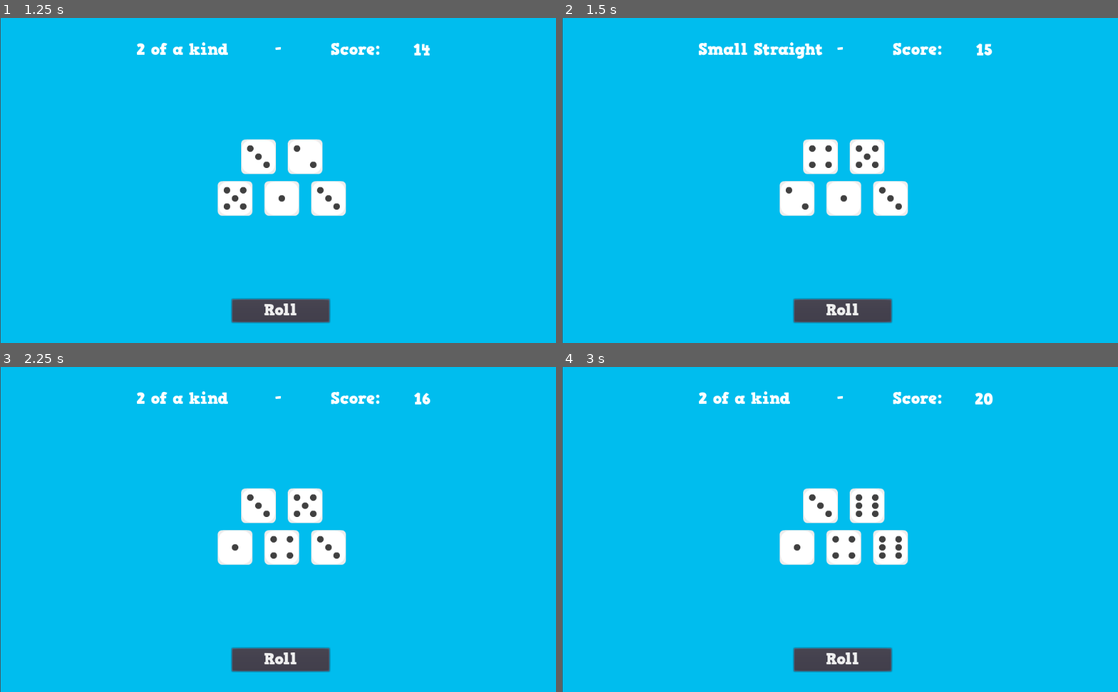
Above: before the commit, frames 1-4 (two rows, left to right).
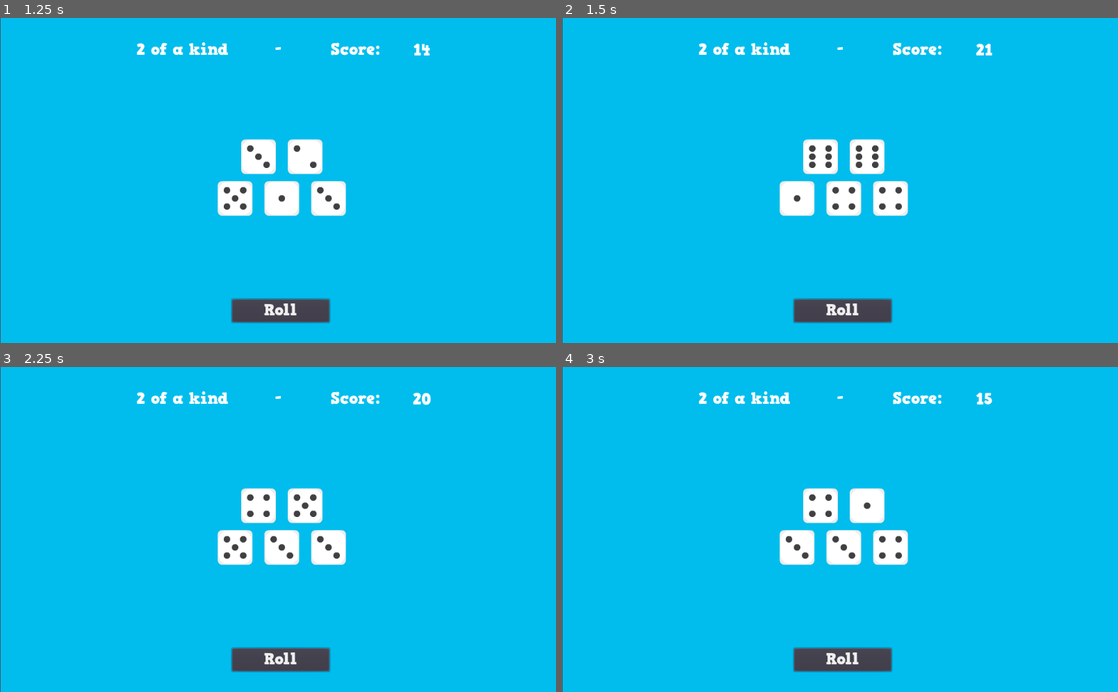
Above: after the commit, the same moments.

Repository: Endrophes/Godotzy
Game: Godot game, scene res://Main.tscn
Two runs of this game, one before a commit and one after it. Both use one fixed random seed, a clock stepped at 60 frames per second and the inputs below.
Inputs:
- Up to frame 1 (1.25 s): click "Roll" at 0.5 s
- Up to frame 2 (1.5 s): click "Roll" at 1.25 s
- Up to frame 3 (2.25 s): click "Roll" at 2 s
- Up to frame 4 (3 s): tap Enter at 2.75 s

Frame 1 is identical in both runs. In frame 2, 0.9% of the frame differs, in the area x 24-78%, y 7-59%; in frame 3, 0.3%; in frame 4, 0.4%.

Commit message:
Update Dice.gd
* Preload dice roll sounds
* Play random sound
* Play at random times based on delta time

Diff:
--- a/Game/src/Dice.gd
+++ b/Game/src/Dice.gd
@@ -11,21 +11,29 @@
 	6 : preload("res://assets/Images/dieWhite6.png")
 };
 
+var dieRolls = {
+	0 : preload("res://assets/Sounds/dieThrow1.ogg"),
+	1 : preload("res://assets/Sounds/dieThrow2.ogg"),
+};
 
 # Declare member variables here. Examples:
 var value = 1;
 var isLocked = false;
+var playRollSound = false;
+var RollSoundDelay = float(0.0);
 
 # Sub-Nodes
 var selectedImage;
 var dieSprite;
 var lockButton;
+var speaker;
 
 # Called when the node enters the scene tree for the first time.
 func _ready():
 	lockButton    = get_node("Button");
 	selectedImage = get_node("Selected");
 	dieSprite     = get_node("Die");
+	speaker       = get_node("AudioPlayer");
 
 	lockButton.connect("pressed", self, "_button_pressed");
 
@@ -49,7 +57,26 @@
 #		print("New Value:", value);
 		dieSprite.set_texture(dieFaces[value]);
 
+		playRollSound = true;
+		RollSoundDelay = (randi() % 2) - randf();
+#		print("RollSoundDelay: ", RollSoundDelay)
+
 	return value;
 
 func _getValue():
 	return value;
+
+func _playRollSound():
+	var rollSound = randi() % 2;
+	speaker.set_stream(dieRolls[rollSound]);
+	speaker.set_volume_db(randi() % 6);
+	speaker.play();
+
+# Called every frame. 'delta' is the elapsed time since the previous frame.
+func _process(delta):
+	if playRollSound:
+		RollSoundDelay -= delta;
+		if RollSoundDelay <= 0:
+			RollSoundDelay = 0;
+			_playRollSound();
+			playRollSound = false;
